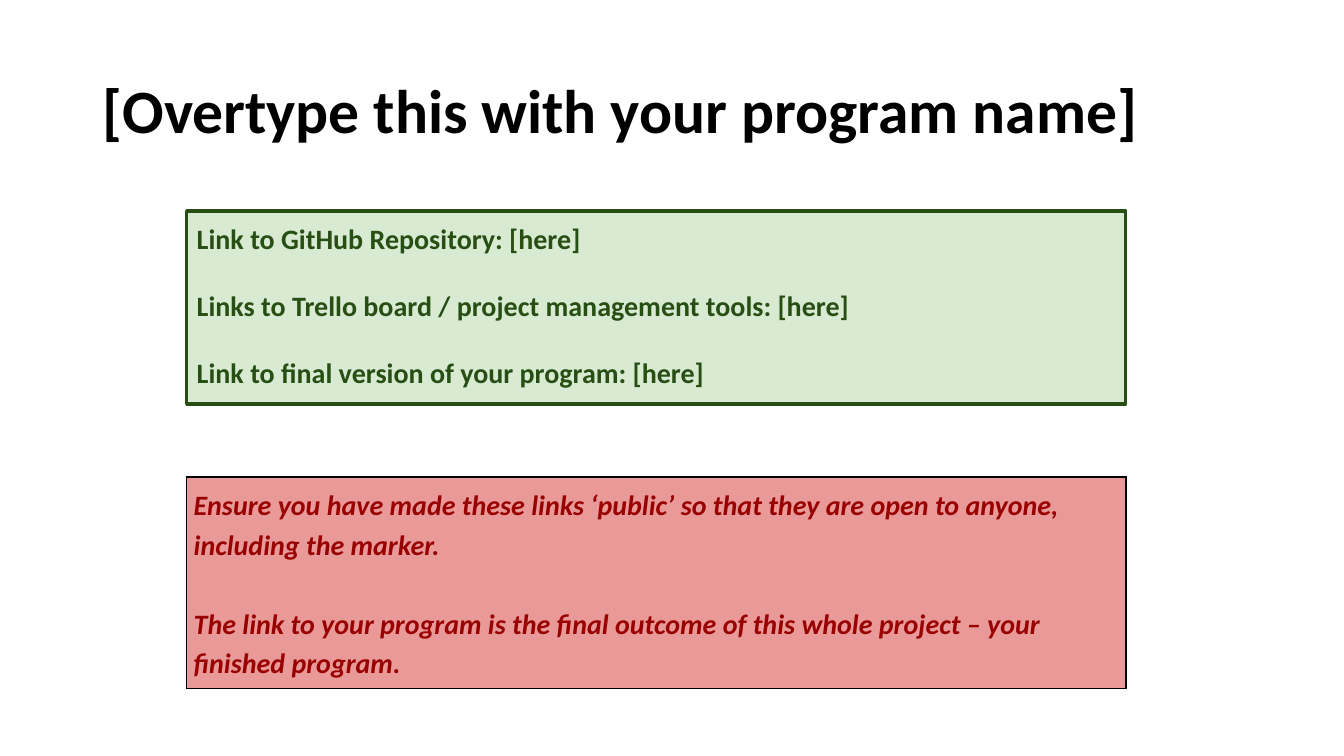
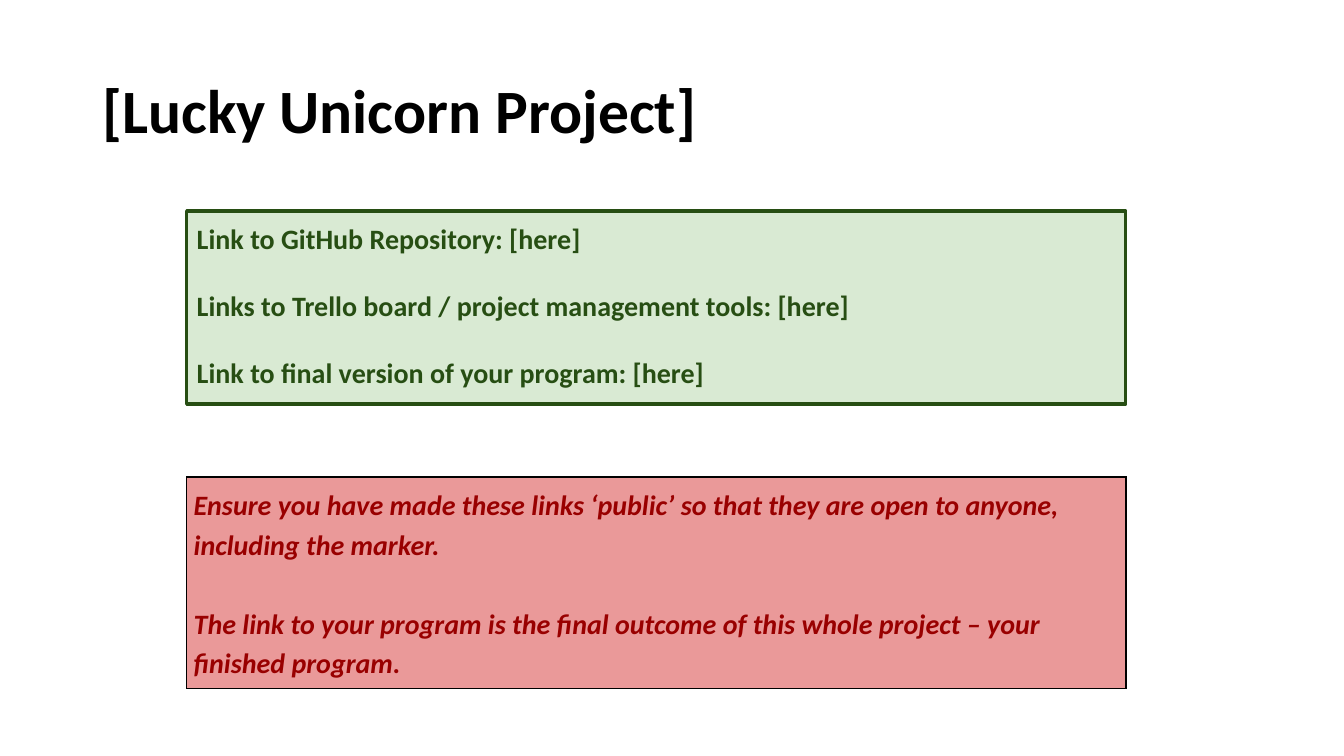
Before and after one commit to Sains120/Lucky-Unicorn-Project-pycharm, a slide deck: slide 2 of 1.7 and 1.8 documentation .pptx. Drawn at 1344x756 pixels with LibreOffice and Linux fonts; fonts in the diff are those of the drawing. Boxes give left, top, right and bottom in pixels: in the first picture for what was removed or moved away, otherwise in the second. Text is boxed around its words. In the diff, an @@ line names an element or a change of style, - is before the commit and + after.

```diff
--- a/1.7 and 1.8 documentation .pptx
+++ b/1.7 and 1.8 documentation .pptx
@@ title at (102,88,696,144): text changed @@
-[Overtype this with your program name]
+[Lucky Unicorn Project]
```
Also in this commit, not shown: 1 other file.
